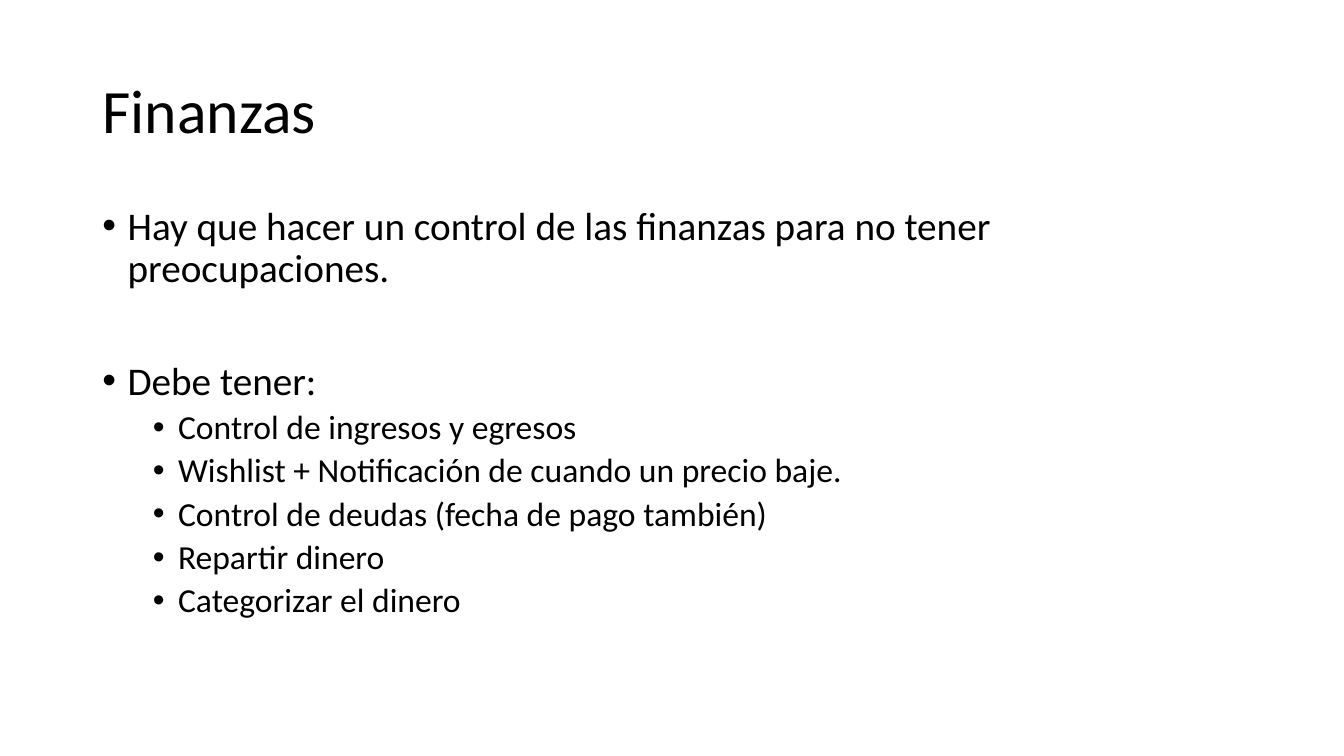
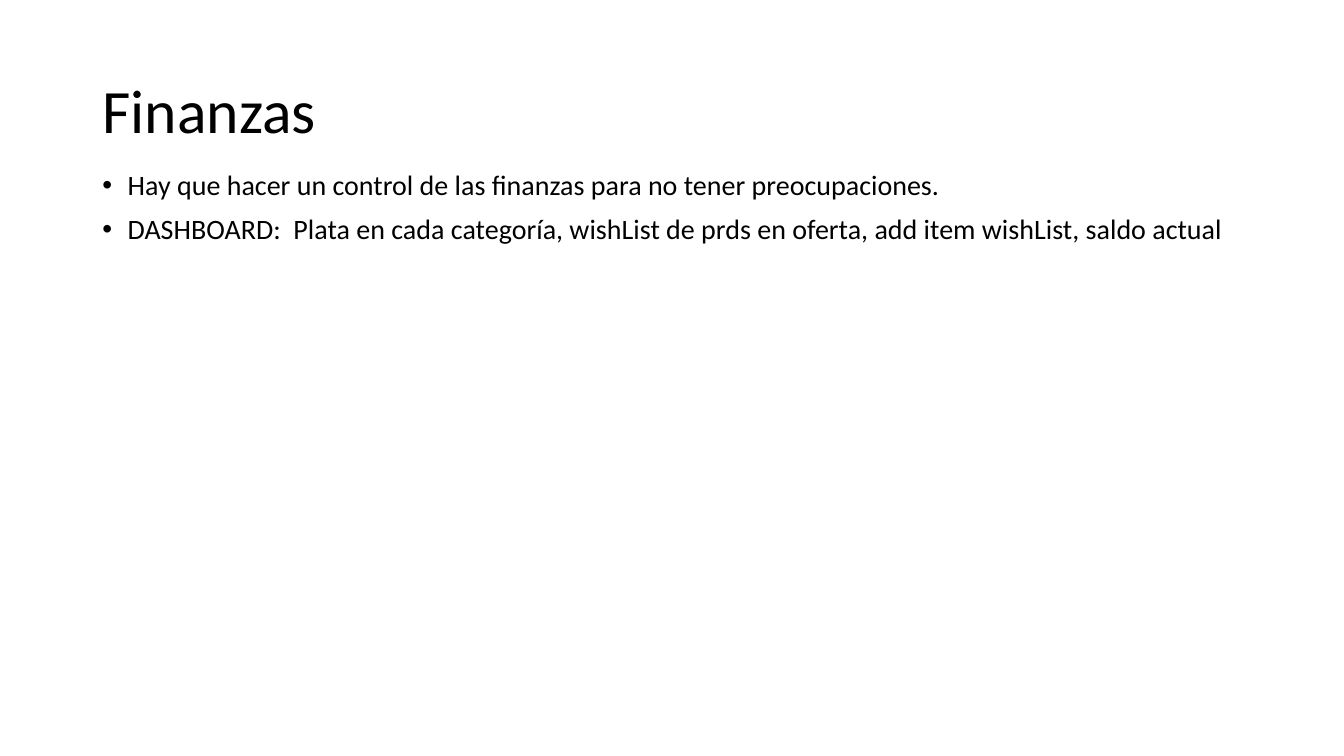
Before and after one commit to juanchitololxd/Portfolio, a slide deck: slide 3 of JL/documents/JL.pptx (slide 4 before the commit). Drawn at 1344x756 pixels with LibreOffice and Linux fonts; fonts in the diff are those of the drawing. Boxes give left, top, right and bottom in pixels: in the first picture for what was removed or moved away, otherwise in the second. Text is boxed around its words. In the diff, an @@ line names an element or a change of style, - is before the commit and + after.

```diff
--- a/JL/documents/JL.pptx
+++ b/JL/documents/JL.pptx
@@ text "Hay que hacer un control ...": place and size @@
-text "Hay que hacer un control ..." at <box>128,212,991,618</box>
+text "Hay que hacer un control ..." at <box>128,175,1221,244</box>
@@ text at <box>128,175,939,200</box>: size 28 to 20 pt in "Hay que hacer un control de las ..." @@
@@ text at <box>128,219,1221,244</box>: text changed; size 24 to 20 pt @@
-• Debe tener:
-  • Control de ingresos y egresos
-  • Wishlist + Notificación de cuando un precio baje.
-  • Control de deudas (fecha de pago también)
-  • Repartir dinero
-  • Categorizar el dinero
+• DASHBOARD: Plata en cada categoría, wishList de prds en oferta, add item wishList, saldo actual
```
Also in this commit, not shown: 1 other slide changed, 5 slides added, 23 other files.
